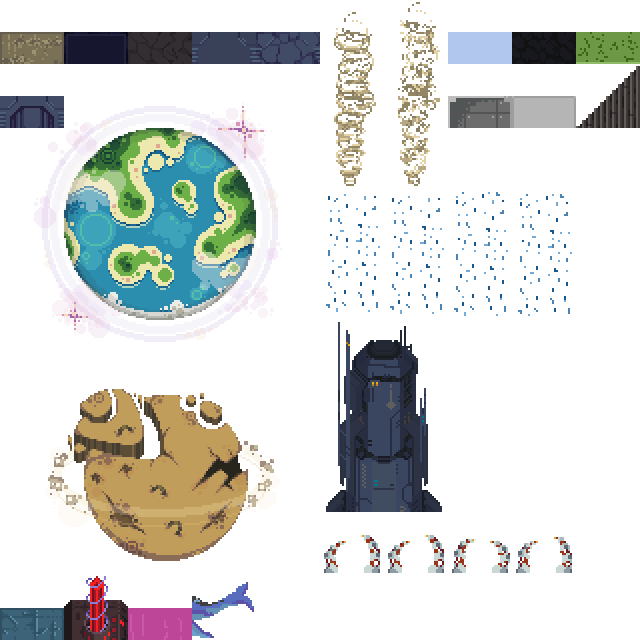
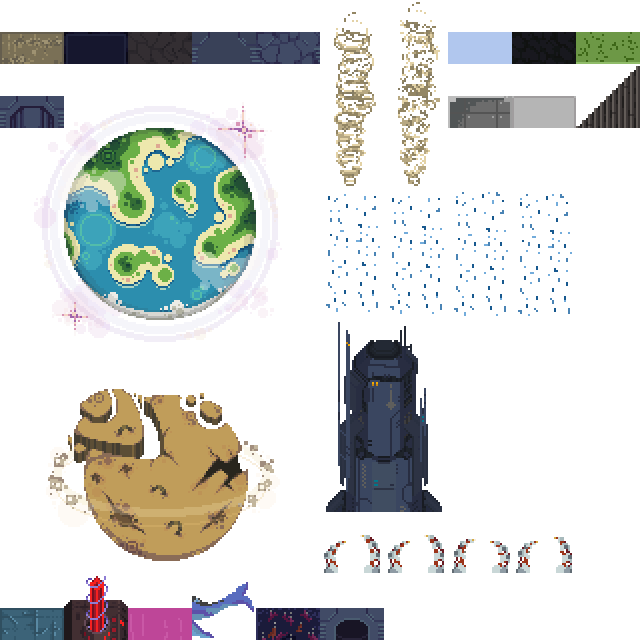
Revision of a layered 640×640 image; what changed, layer by layer:
added layer "wall-ship-mount-above" above "wall-water-above" over [320, 608, 384, 640]
added layer "wall-water-above" above "Background" over [256, 608, 320, 640]
